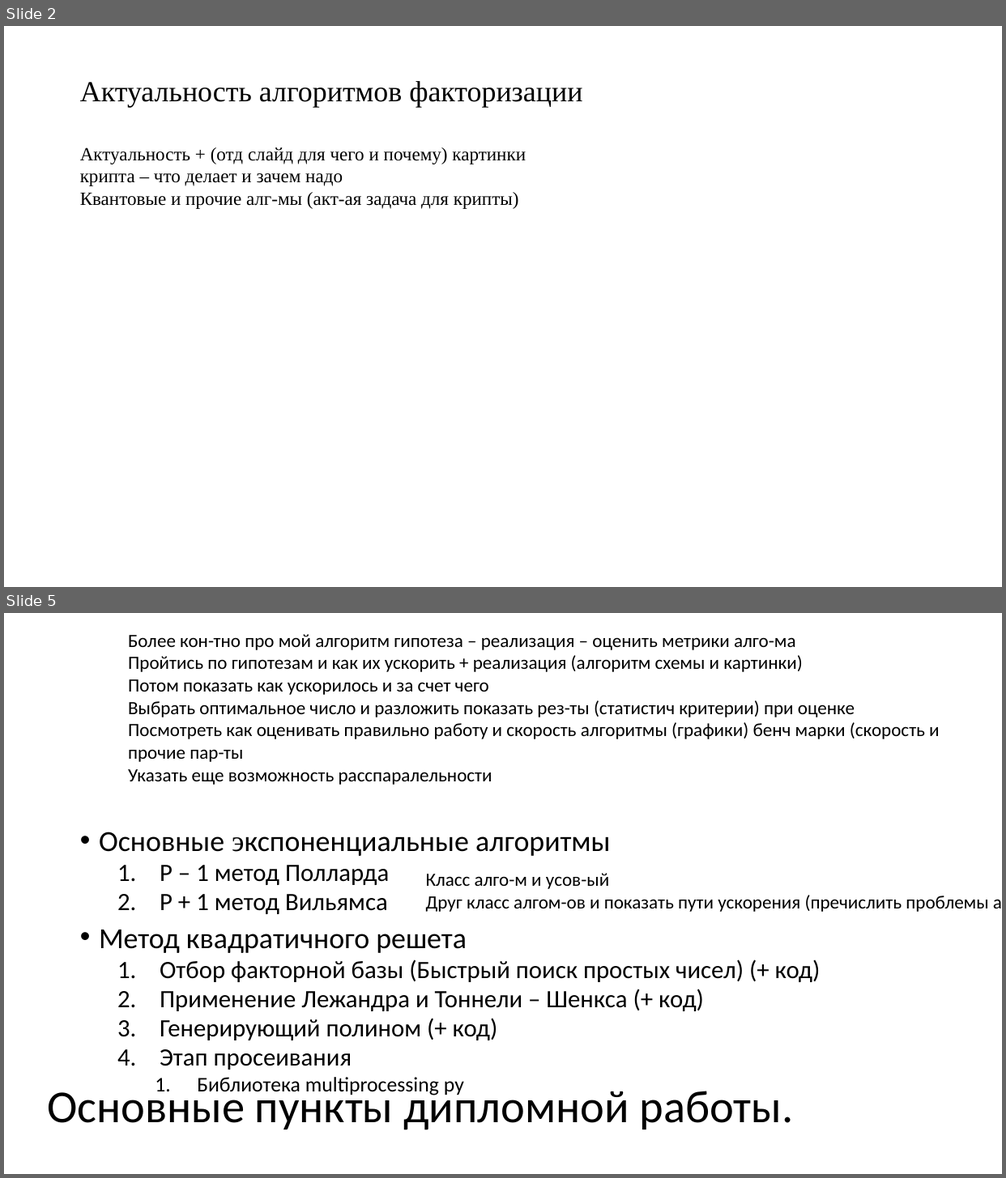
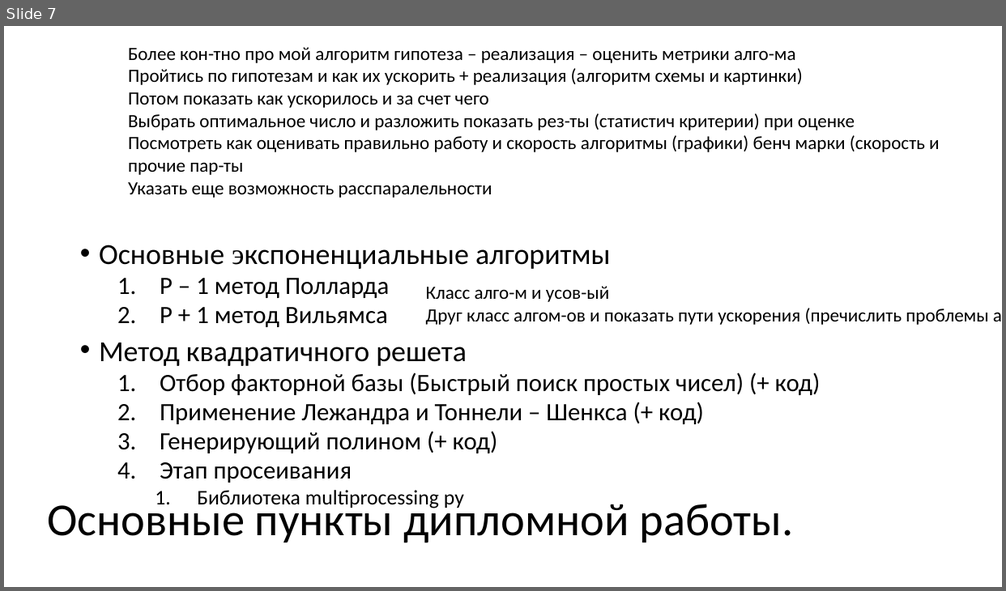
Before and after one commit to pagamov/VKR, a slide deck: Павел Гамов 10.3.22.pptx. Shown one above the other, each under a label of ours: slides 2 and 5 before the commit, slide 7 after it; the slides between them are not shown. The pictures are 1006x1178 and 1006x591 pixels, drawn with LibreOffice and Linux fonts; fonts in the diff are those of the drawing. Boxes give left, top, right and bottom in pixels: in the first picture for what was removed or moved away, otherwise in the second. Text is boxed around its words. In the diff, an @@ line names an element or a change of style, - is before the commit and + after.

```diff
--- a/Павел Гамов 10.3.22.pptx
+++ b/Павел Гамов 10.3.22.pptx
@@ slide 2 removed at <box>4,26,1002,587</box>, background #FFFFFF @@
@@ title removed at <box>80,81,582,107</box> @@
-Актуальность алгоритмов факторизации
@@ text removed at <box>80,148,526,209</box> @@
-Актуальность + (отд слайд для чего и почему) картинки крипта – что делает и зачем надо
-Квантовые и прочие алг-мы (акт-ая задача для крипты)
@@ what was slide 5 is now slide 7 @@
```
Also in this commit, not shown: 2 slides changed, 4 slides added, 1 other slide removed, 2 other files.
